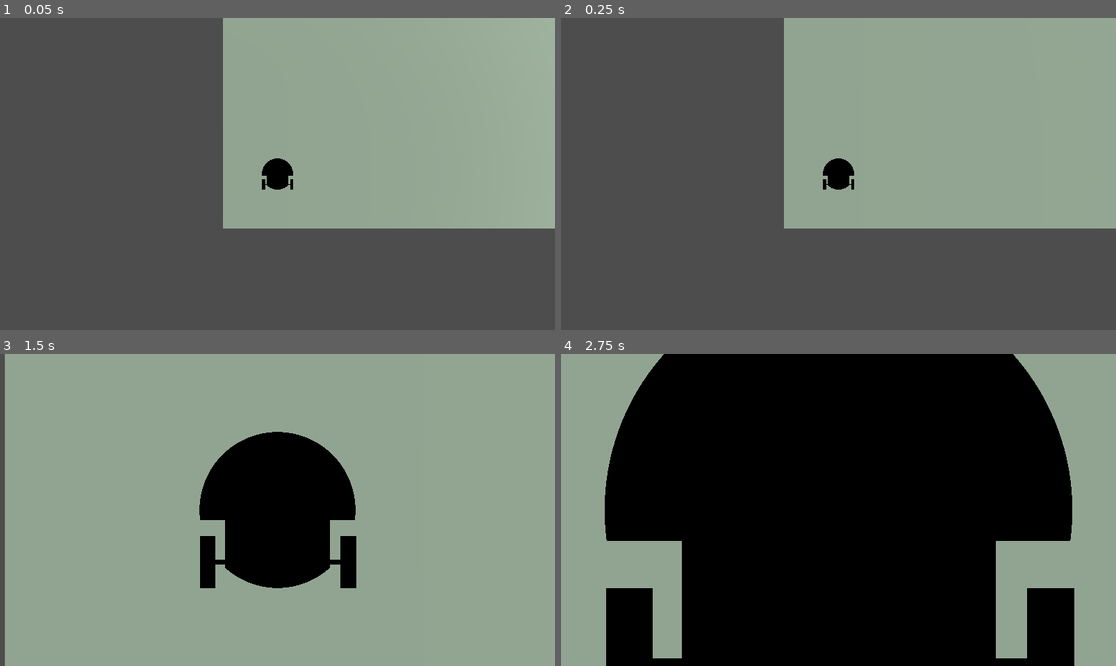
Above: before the commit, frames 1-4 (two rows, left to right).
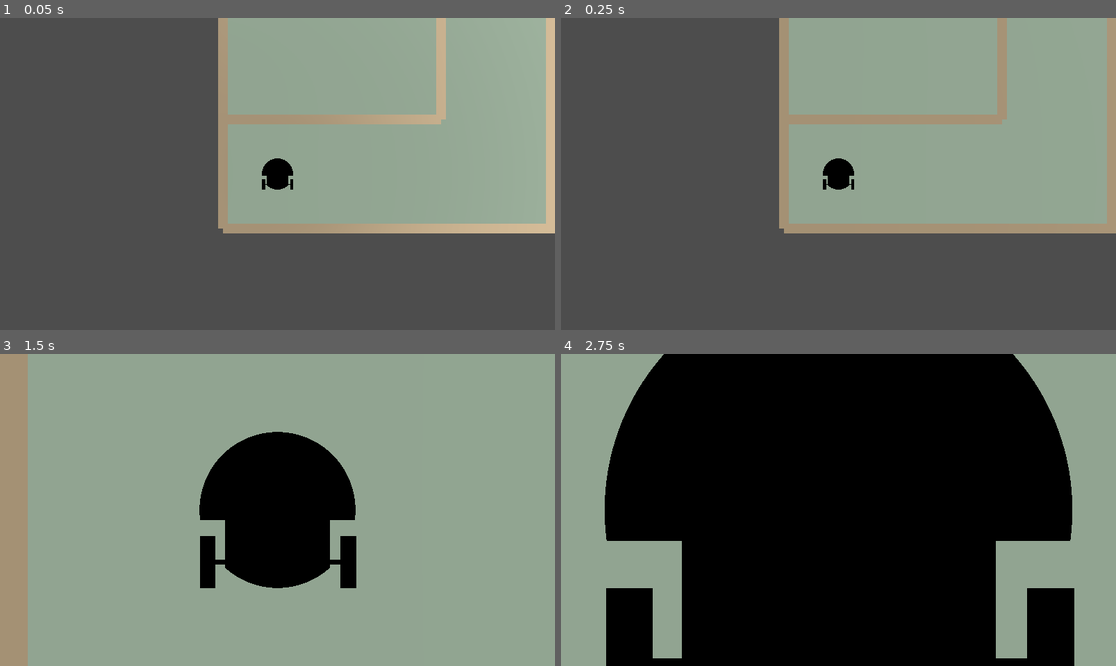
Above: after the commit, the same moments.

Repository: nameisalfio/q-learning-maze-robot
Game: Godot game, scene res://Maze.tscn
The game is run twice, just before and just after one commit, with the same random seed, the same clock (stepped at 60 frames per second) and the same inputs.
Inputs:
- Up to frame 1 (0.05 s): no input
- Up to frame 2 (0.25 s): no input
- Up to frame 3 (1.5 s): tap Enter at 0.5 s; hold ] (zoom_in) 0.53-1.28 s; tap / (zoom_out) at 1.35 s
- Up to frame 4 (2.75 s): tap Space at 2 s; hold ] (zoom_in) from 2.03 s (still down)

The runs differ from the first frame. In frame 1, 5.8% of the frame differs, in the area x 39-100%, y 0-70%; in frame 2, 5.9%; in frame 3, 5.0%; in frame 4, nothing differs.

Commit message:
Rimossa linea commentata

Diff:
--- a/GodotProject/scripts/generate_maze.gd
+++ b/GodotProject/scripts/generate_maze.gd
@@ -12,7 +12,7 @@
 func _ready():
 	generate_maze()
 	build_floor()
-	#build_maze()
+	build_maze()
 
 func generate_maze():
 	maze = []
